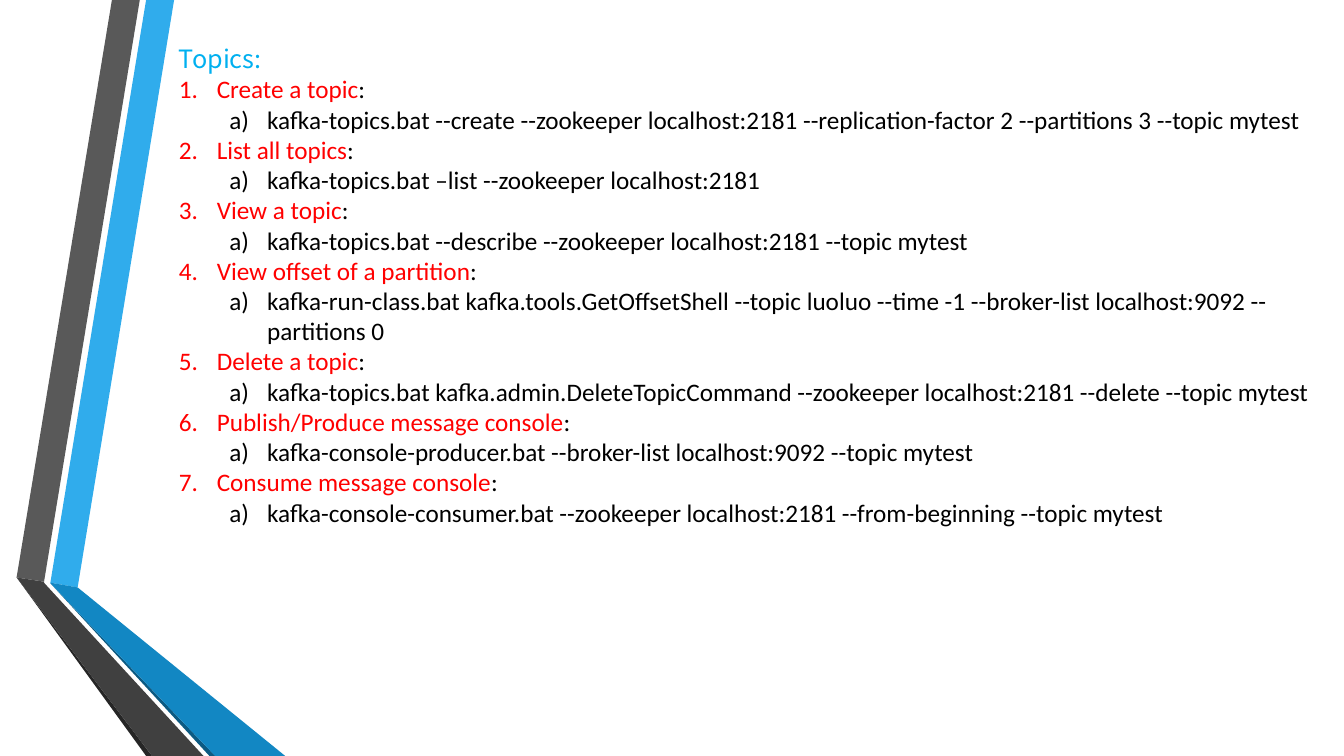
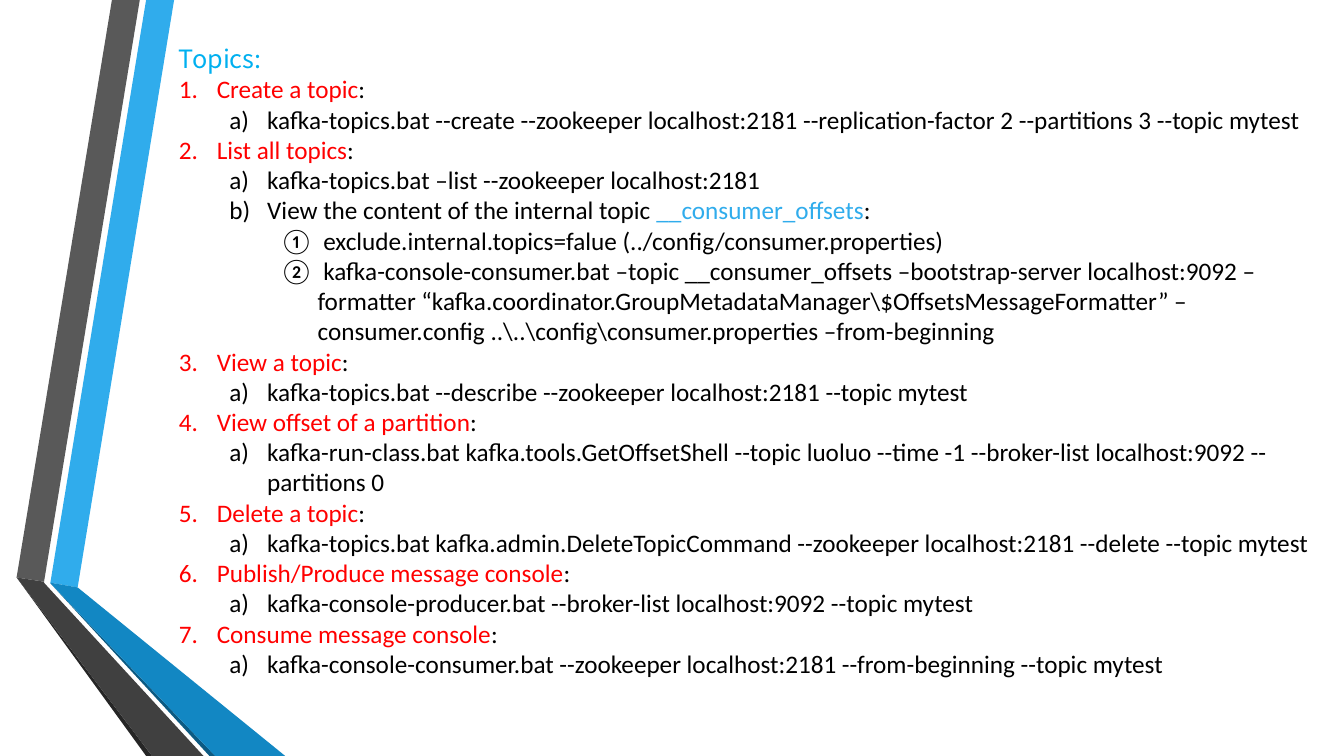
Before and after one commit to RobertLii/Tutorials, a slide deck: slide 66 of Kafka introduction.pptx. Drawn at 1344x756 pixels with LibreOffice and Linux fonts; fonts in the diff are those of the drawing; background and template pictures are left out. Boxes give left, top, right and bottom in pixels: in the first picture for what was removed or moved away, otherwise in the second. Text is boxed around its words. In the diff, an @@ line names an element or a change of style, - is before the commit and + after.

```diff
--- a/Kafka introduction.pptx
+++ b/Kafka introduction.pptx
@@ text at <box>267,201,1237,345</box>: paragraphs added @@
+  b) View the content of the internal topic __consumer_offsets:
+    1. exclude.internal.topics=falue (../config/consumer.properties)
+    2. kafka-console-consumer.bat –topic __consumer_offsets –bootstrap-server localhost:9092 –formatter “kafka.coordinator.GroupMetadataManager\$OffsetsMessageFormatter” –consumer.config ..\..\config\consumer.properties –from-beginning
```
Also in this commit, not shown: 4 other slides changed, 25 other files.
